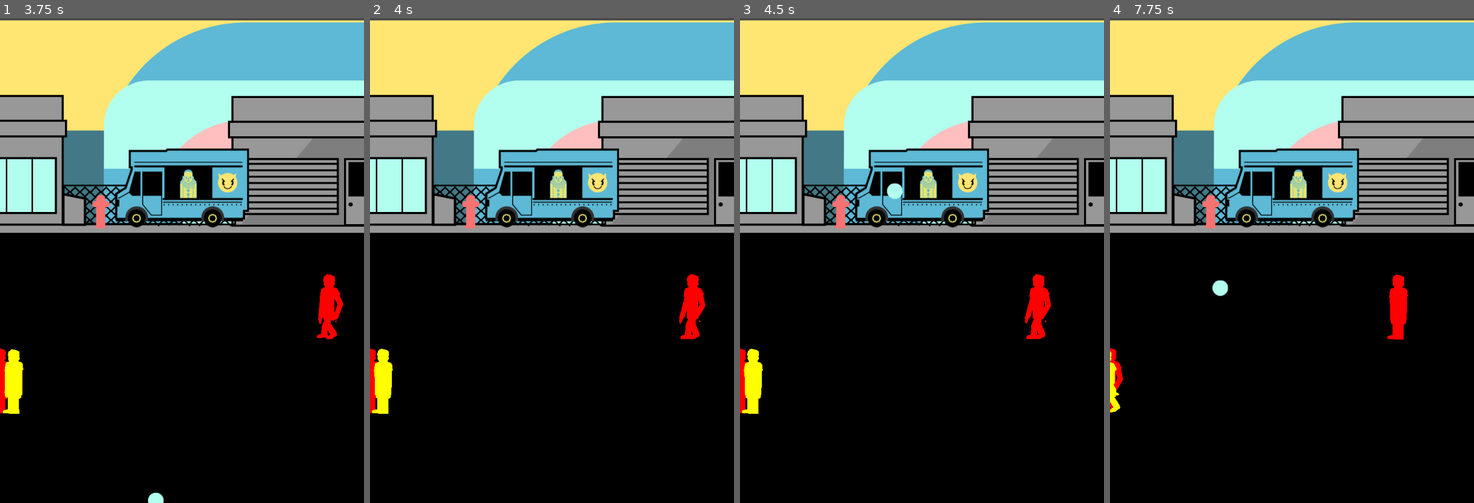
Above: before the commit, frames 1-4 (left to right).
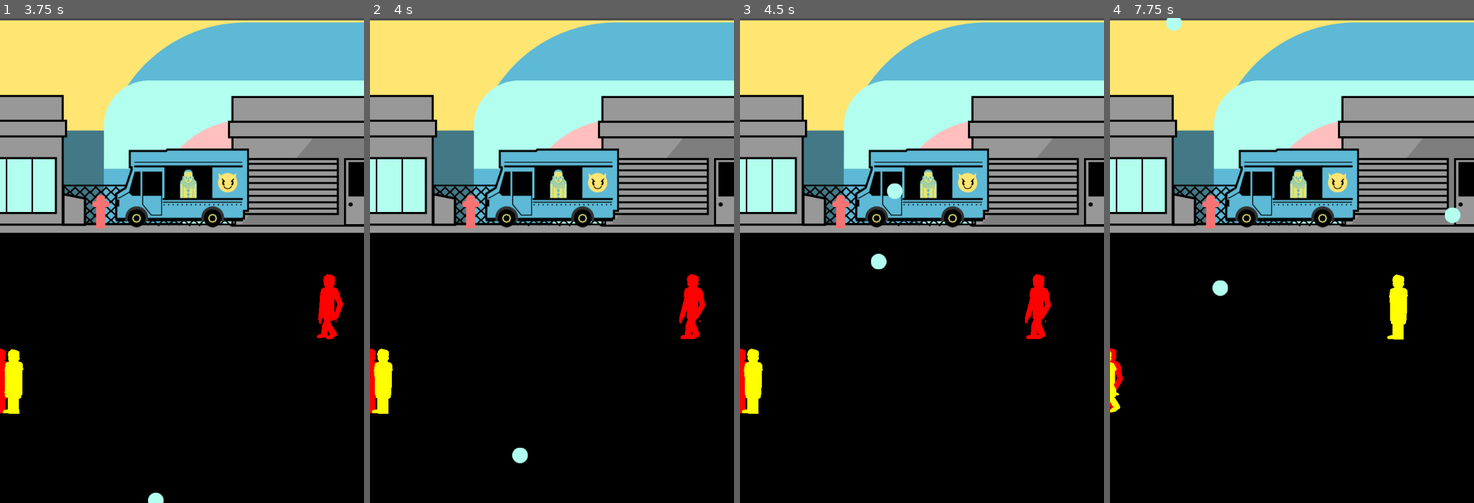
Above: after the commit, the same moments.

Repository: kutselabskii/godot-defence
Game: Godot game, scene res://scenes/Main/Main.tscn
Two runs of this game, one before a commit and one after it. Both use one fixed random seed, a clock stepped at 60 frames per second and the inputs below. Sound files missing from this copy of the repository are replaced by a short silence.
Inputs (mouse positions are in pixels of both pictures, inside the frame that each line leads up to):
- Up to frame 1 (3.75 s): move the mouse to (262, 236) at 0.52 s; tap M (key_m) at 0.6, 2.1, 3.6 s; move the mouse to (109, 284) at 1.27 s; click (109, 284) at 1.35 s; move the mouse to (218, 153) at 2.02 s; move the mouse to (163, 357) at 2.77 s; click (163, 357) at 2.85 s; move the mouse to (291, 333) at 3.52 s
- Up to frame 2 (4 s): no input
- Up to frame 3 (4.5 s): move the mouse to (812, 187) at 4.27 s; click (812, 187) at 4.35 s
- Up to frame 4 (7.75 s): move the mouse to (1310, 260) at 5.02 s; tap M (key_m) at 5.1, 6.6 s; move the mouse to (1237, 139) at 5.77 s; click (1237, 139) at 5.85 s; move the mouse to (1372, 236) at 6.52 s; move the mouse to (1219, 284) at 7.27 s; click (1219, 284) at 7.35 s

Frame 1 is identical in both runs. In frame 2, 0.1% of the frame differs, in the area x 39-44%, y 88-92%; in frame 3, 0.1%; in frame 4, 0.8%, in the area x 15-97%, y 0-67%.

Commit message:
Add walls and ricochet

Diff:
--- a/project.godot
+++ b/project.godot
@@ -35,6 +35,7 @@
 
 2d_render/layer_1="Player"
 2d_render/layer_2="Bullet"
+2d_render/layer_3="Wall"
 
 [rendering]
 
--- a/scenes/Background/Background.gd
+++ b/scenes/Background/Background.gd
@@ -6,3 +6,19 @@
 	screensize = _screensize
 	$Main.position = screensize / 2
 	$Truck.position = Vector2(screensize.x / 2, 350)
+
+	$Border_bottom.position = Vector2(screensize.x / 2, screensize.y - 300)
+	$Border_bottom.scale = Vector2(11.5, 0.1)
+	$Border_bottom.start(true)
+
+	$Border_top.position = Vector2(screensize.x / 2, 0)
+	$Border_top.scale = Vector2(11.5, 0.1)
+	$Border_top.start(true)
+
+	$Border_left.position = Vector2(0, screensize.y / 2)
+	$Border_left.scale = Vector2(0.1, 20.5)
+	$Border_left.start(false)
+
+	$Border_right.position = Vector2(screensize.x, screensize.y / 2)
+	$Border_right.scale = Vector2(0.1, 20.5)
+	$Border_right.start(false)
--- a/scenes/Background/Background.tscn
+++ b/scenes/Background/Background.tscn
@@ -1,8 +1,9 @@
-[gd_scene load_steps=4 format=2]
+[gd_scene load_steps=5 format=2]
 
 [ext_resource path="res://scenes/Background/Background.gd" type="Script" id=1]
 [ext_resource path="res://resources/textures/background/background_750x1334.png" type="Texture" id=2]
 [ext_resource path="res://resources/textures/truck/truck_001_static_276x163.png" type="Texture" id=3]
+[ext_resource path="res://scenes/Walls/Border.tscn" type="PackedScene" id=4]
 
 [node name="Background" type="Node"]
 
@@ -17,3 +18,19 @@
 position = Vector2( -6.68066, -308.984 )
 texture = ExtResource( 3 )
 _sections_unfolded = [ "Transform" ]
+
+[node name="Border_bottom" parent="." index="2" instance=ExtResource( 4 )]
+
+position = Vector2( 5.54916, -162.644 )
+scale = Vector2( 11.5347, 0.756803 )
+_sections_unfolded = [ "Collision", "Transform" ]
+
+[node name="Border_top" parent="." index="3" instance=ExtResource( 4 )]
+
+[node name="Border_left" parent="." index="4" instance=ExtResource( 4 )]
+
+position = Vector2( 322.448, 11.3369 )
+scale = Vector2( 0.344802, 20.4947 )
+_sections_unfolded = [ "Collision", "Transform" ]
+
+[node name="Border_right" parent="." index="5" instance=ExtResource( 4 )]
--- a/scenes/Cannon/Bullet/Bullet.gd
+++ b/scenes/Cannon/Bullet/Bullet.gd
@@ -18,11 +18,18 @@
 
 
 func _on_Bullet_area_entered(area):
-	alive = false
-	hide()
-	$CollisionShape2D.disabled = true
-	$Hitsound.play()
+	if area.get_collision_layer_bit(0):
+		alive = false
+		hide()
+		$CollisionShape2D.disabled = true
+		$Hitsound.play()
+	else:
+		if area.horizontal:
+			direction.y = -direction.y
+		else:
+			direction.x = -direction.x
 
 
 func die():
-	queue_free()
+	if !alive:
+		queue_free()
--- a/scenes/Cannon/Bullet/Bullet.tscn
+++ b/scenes/Cannon/Bullet/Bullet.tscn
@@ -19,9 +19,11 @@
 linear_damp = 0.1
 angular_damp = 1.0
 collision_layer = 2
+collision_mask = 5
 audio_bus_override = false
 audio_bus_name = "Master"
 script = ExtResource( 1 )
+_sections_unfolded = [ "Collision" ]
 
 [node name="Sprite" type="Sprite" parent="." index="0"]
 
--- a/scenes/Mob/Mob.tscn
+++ b/scenes/Mob/Mob.tscn
@@ -122,7 +122,7 @@
 "values": [ 0, 1, 2, 3 ]
 }
 
-[node name="Mob" type="Area2D" index="0"]
+[node name="Mob" type="Area2D"]
 
 position = Vector2( 735.68, 113.643 )
 input_pickable = true
--- /dev/null
+++ b/scenes/Walls/Border.gd
@@ -0,0 +1,6 @@
+extends Area2D
+
+var horizontal
+
+func start (_horizontal=true):
+	horizontal = _horizontal
--- /dev/null
+++ b/scenes/Walls/Border.tscn
@@ -0,0 +1,30 @@
+[gd_scene load_steps=3 format=2]
+
+[ext_resource path="res://scenes/Walls/Border.gd" type="Script" id=1]
+
+[sub_resource type="RectangleShape2D" id=1]
+
+custom_solver_bias = 0.0
+extents = Vector2( 18.3004, 9.83508 )
+
+[node name="Border" type="Area2D"]
+
+position = Vector2( -26.6209, -19.5785 )
+scale = Vector2( 0.344802, 0.339979 )
+input_pickable = true
+gravity_vec = Vector2( 0, 1 )
+gravity = 98.0
+linear_damp = 0.1
+angular_damp = 1.0
+collision_layer = 4
+collision_mask = 2
+audio_bus_override = false
+audio_bus_name = "Master"
+script = ExtResource( 1 )
+_sections_unfolded = [ "Collision" ]
+
+[node name="CollisionShape2D" type="CollisionShape2D" parent="." index="0"]
+
+scale = Vector2( 2, 3.5 )
+shape = SubResource( 1 )
+_sections_unfolded = [ "Transform" ]
